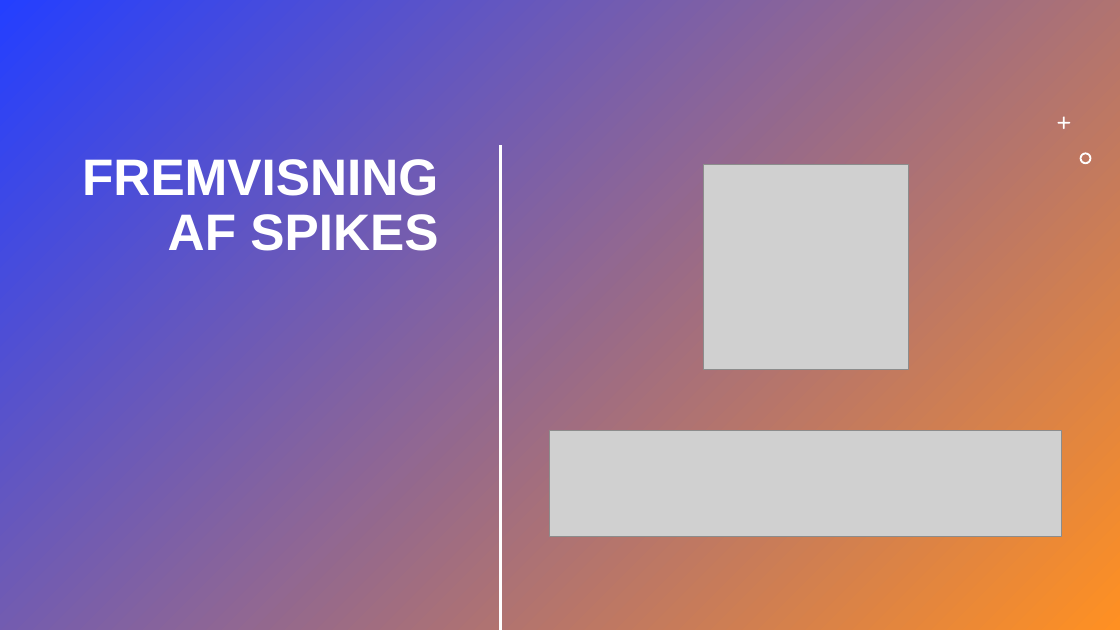
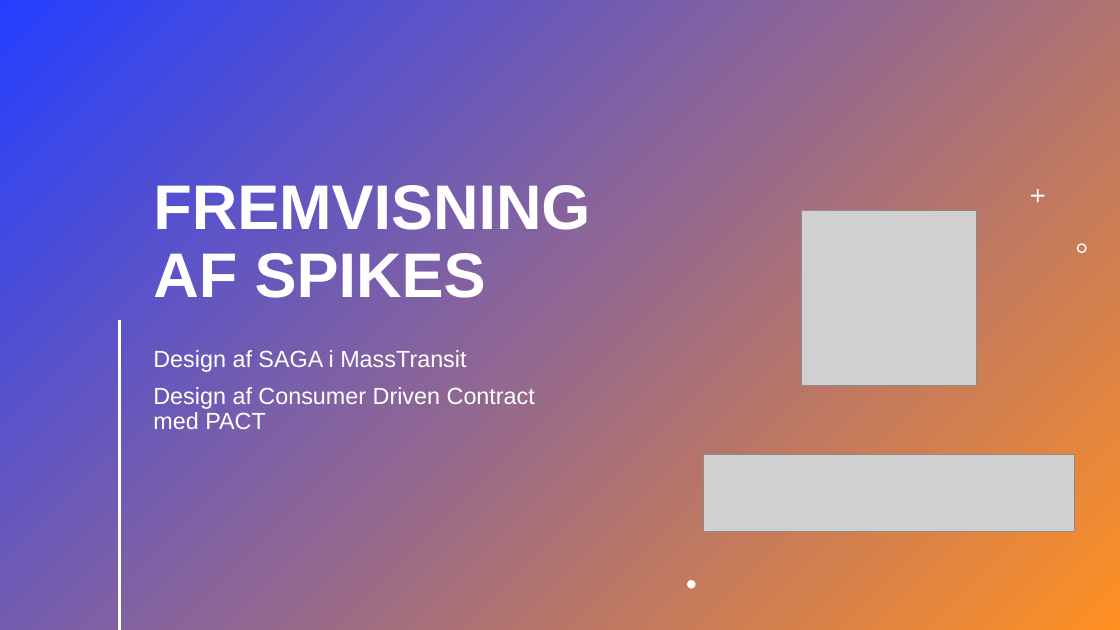
Before and after one commit to julian-code/DotnetCoreExam, a slide deck: slide 6 of NET Core og Microservices.pptx. Drawn at 1120x630 pixels with LibreOffice and Linux fonts; fonts in the diff are those of the drawing; grey boxes stand for pictures. Boxes give left, top, right and bottom in pixels: in the first picture for what was removed or moved away, otherwise in the second. Text is boxed around its words. In the diff, an @@ line names an element or a change of style, - is before the commit and + after.

```diff
--- a/NET Core og Microservices.pptx
+++ b/NET Core og Microservices.pptx
@@ title "FREMVISNING AF SPIKES" moved from (x1=82, y1=159, x2=438, y2=251) to (x1=153, y1=179, x2=590, y2=298) @@
@@ title "FREMVISNING AF SPIKES" at (x1=153, y1=179, x2=590, y2=298): size 44 to 54 pt; alignment right to left; vertical alignment top to bottom @@
@@ line removed from (501, 146) to (501, 629) @@
@@ freeform shape moved from (x1=1080, y1=152, x2=1091, y2=164) to (x1=1031, y1=189, x2=1045, y2=203) @@
@@ picture resized from (x1=703, y1=164, x2=908, y2=369) to (x1=802, y1=211, x2=976, y2=386) @@
@@ freeform shape moved from (x1=1058, y1=117, x2=1070, y2=129) to (x1=1077, y1=244, x2=1087, y2=254) @@
@@ line added from (119, 321) to (119, 629), #FFFFFF 2 pt @@
@@ text added at (x1=153, y1=350, x2=535, y2=429), 20 pt, text #FFFFFF @@
+Design af SAGA i MassTransit
+Design af Consumer Driven Contract med PACT
@@ picture resized from (x1=550, y1=431, x2=1062, y2=537) to (x1=703, y1=455, x2=1075, y2=532) @@
@@ freeform shape added at (x1=687, y1=580, x2=696, y2=588), fill #FFFFFF @@
```
Also in this commit, not shown: 1 other slide changed.
